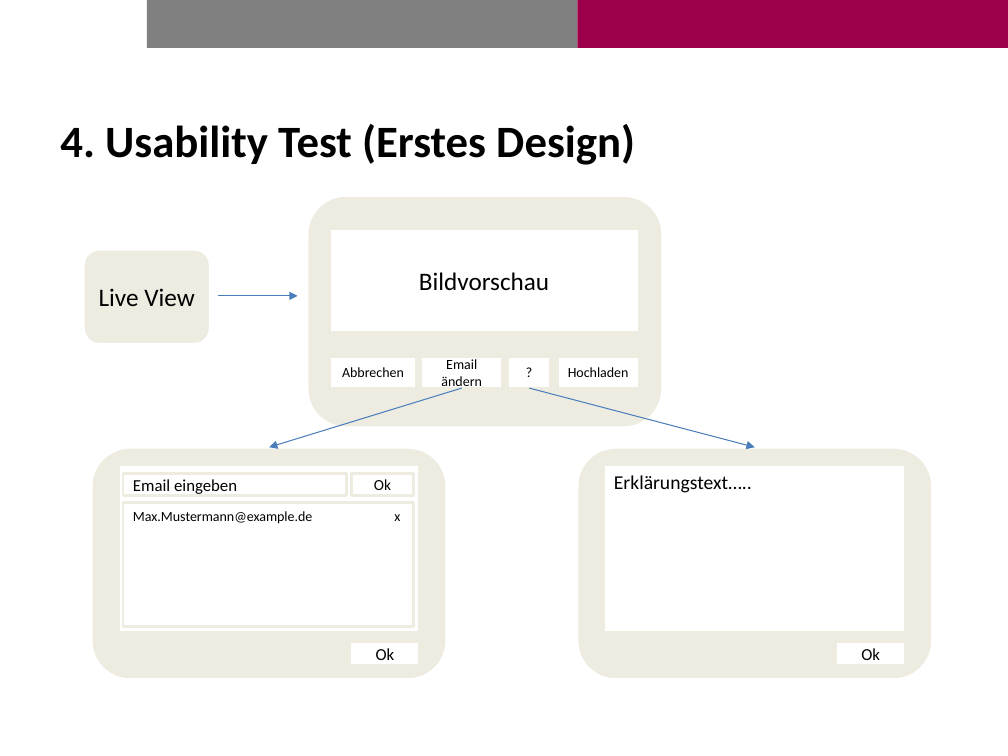
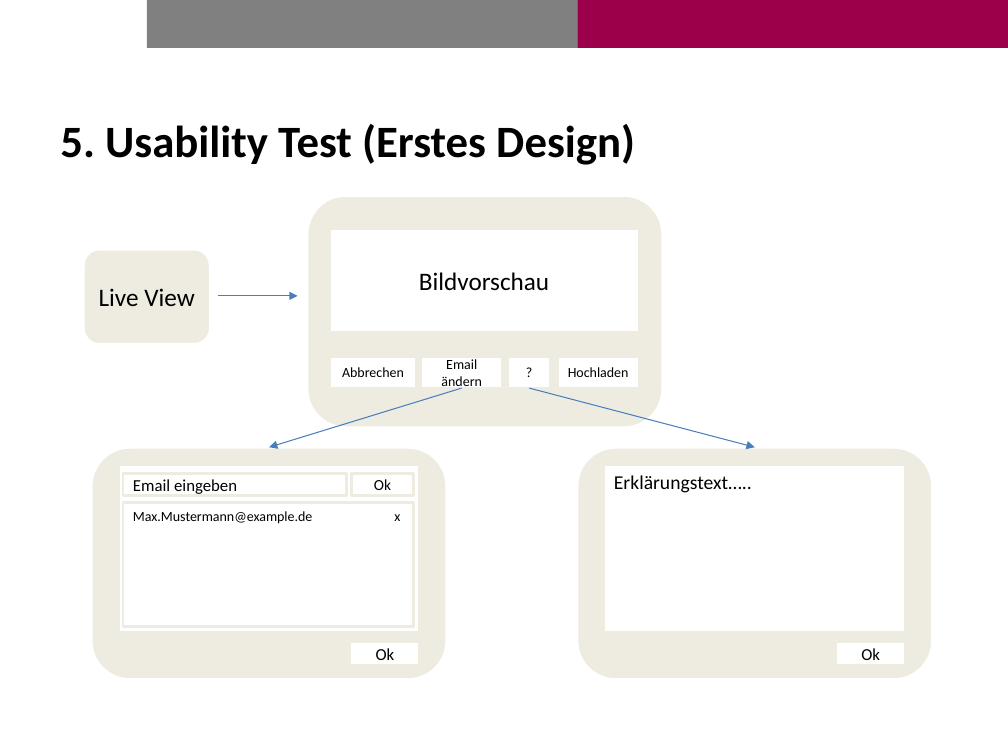
Before and after one commit to Brias/Photo-Booth, a slide deck: slide 8 of presentation/presentation.pptx. Drawn at 1008x756 pixels with LibreOffice and Linux fonts; fonts in the diff are those of the drawing; background and template pictures are left out. Boxes give left, top, right and bottom in pixels: in the first picture for what was removed or moved away, otherwise in the second. Text is boxed around its words. In the diff, an @@ line names an element or a change of style, - is before the commit and + after.

```diff
--- a/presentation/presentation.pptx
+++ b/presentation/presentation.pptx
@@ title at (60,124,635,165): text changed @@
-4. Usability Test (Erstes Design)
+5. Usability Test (Erstes Design)
```
Also in this commit, not shown: 12 other slides changed, 1 slide added, 1 slide removed, 7 other files.
